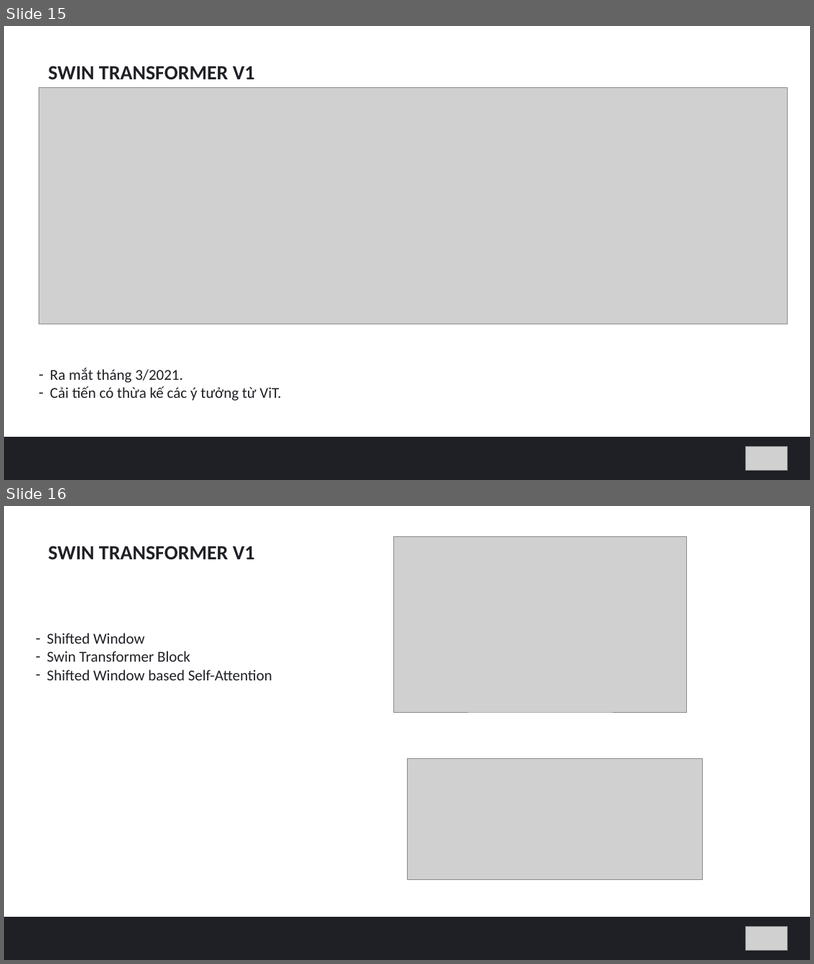
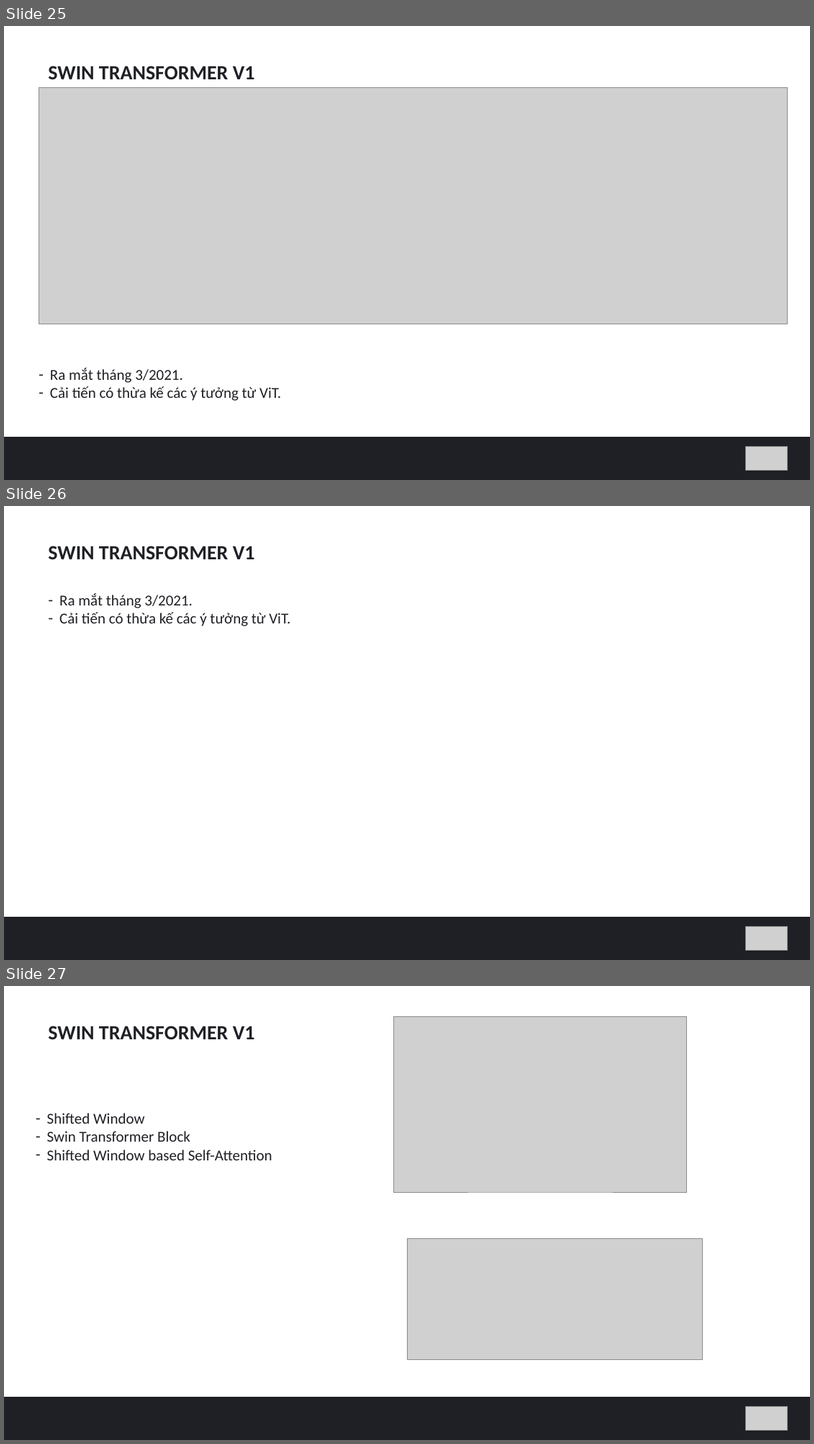
Before and after one commit to hungvm2/MoD_machine_learning, a slide deck: slide1.pptx. Shown one above the other, each under a label of ours: slides 15 and 16 before the commit, slides 25, 26 and 27 after it. The pictures are 814x964 and 814x1444 pixels, drawn with LibreOffice and Linux fonts; fonts in the diff are those of the drawing; grey boxes stand for pictures. Boxes give left, top, right and bottom in pixels: in the first picture for what was removed or moved away, otherwise in the second. Text is boxed around its words. In the diff, an @@ line names an element or a change of style, - is before the commit and + after.

Commit message:
Move to swin

```diff
--- a/slide1.pptx
+++ b/slide1.pptx
@@ slide 26 added at <box>4,506,810,960</box>, background #FFFFFF @@
@@ text added at <box>48,546,255,559</box>, 24 pt, text #1F2025, bold @@
+SWIN TRANSFORMER V1
@@ text added at <box>59,593,291,626</box>, 18 pt, text #1F2025 @@
+– Ra mắt tháng 3/2021.
+– Cải tiến có thừa kế các ý tưởng từ ViT.
@@ rectangle added at <box>4,917,810,960</box>, fill #1F2025 @@
@@ picture added at <box>746,926,788,950</box> @@
@@ what was slide 15 is now slide 25 @@
@@ what was slide 16 is now slide 27 @@
```
Also in this commit, not shown: 3 slides changed, 10 other slides added.
